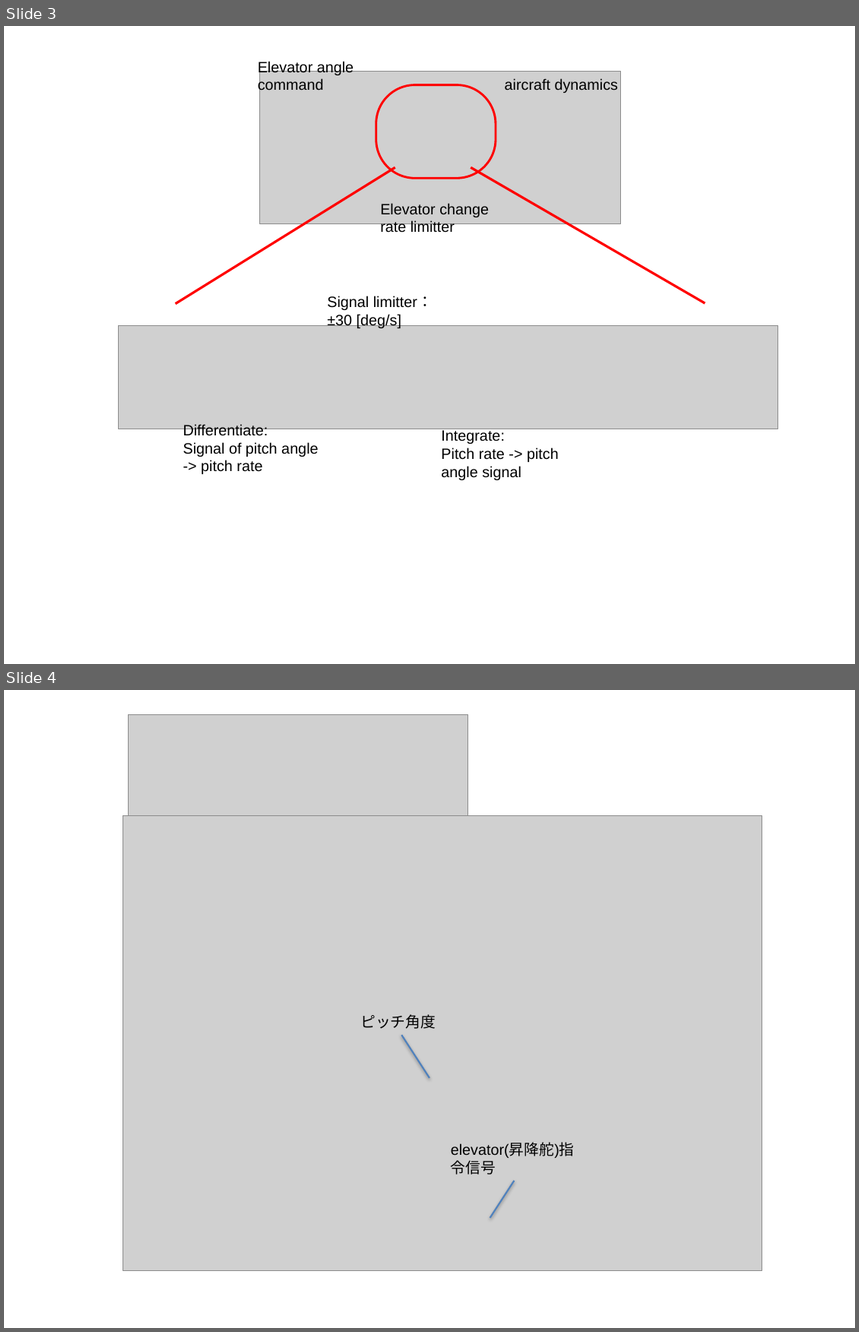
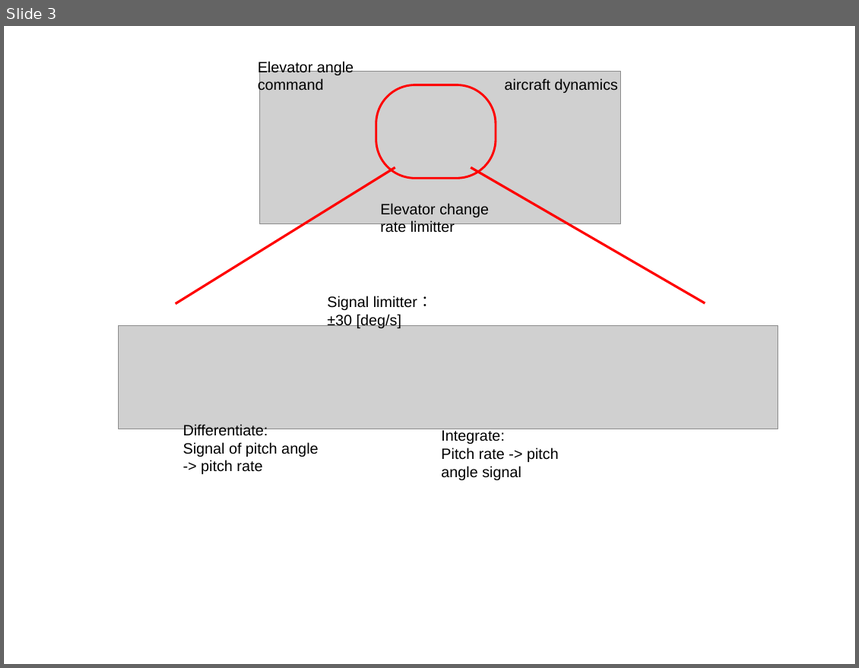
Before and after one commit to zeta-plusplus/SystemModels, a slide deck: figs/makeFig.pptx. Shown one above the other, each under a label of ours: slides 3 and 4 before the commit, slide 3 after it. The pictures are 859x1332 and 859x668 pixels, drawn with LibreOffice and Linux fonts; fonts in the diff are those of the drawing; grey boxes stand for pictures. Boxes give left, top, right and bottom in pixels: in the first picture for what was removed or moved away, otherwise in the second. Text is boxed around its words. In the diff, an @@ line names an element or a change of style, - is before the commit and + after.

```diff
--- a/figs/makeFig.pptx
+++ b/figs/makeFig.pptx
@@ slide 4 removed at [4,690,855,1328], background #FFFFFF @@
@@ picture removed at [129,715,468,816] @@
@@ picture removed at [123,816,762,1271] @@
@@ text removed at [360,1015,436,1029] @@
-ピッチ角度
@@ line removed from (401, 1035) to (430, 1078) @@
@@ text removed at [451,1144,575,1175] @@
-elevator(昇降舵)指令信号
@@ line removed from (490, 1218) to (515, 1181) @@
```
Also in this commit, not shown: 2 slides changed, 12 slides added, 9 other slides removed, 24 other files.
